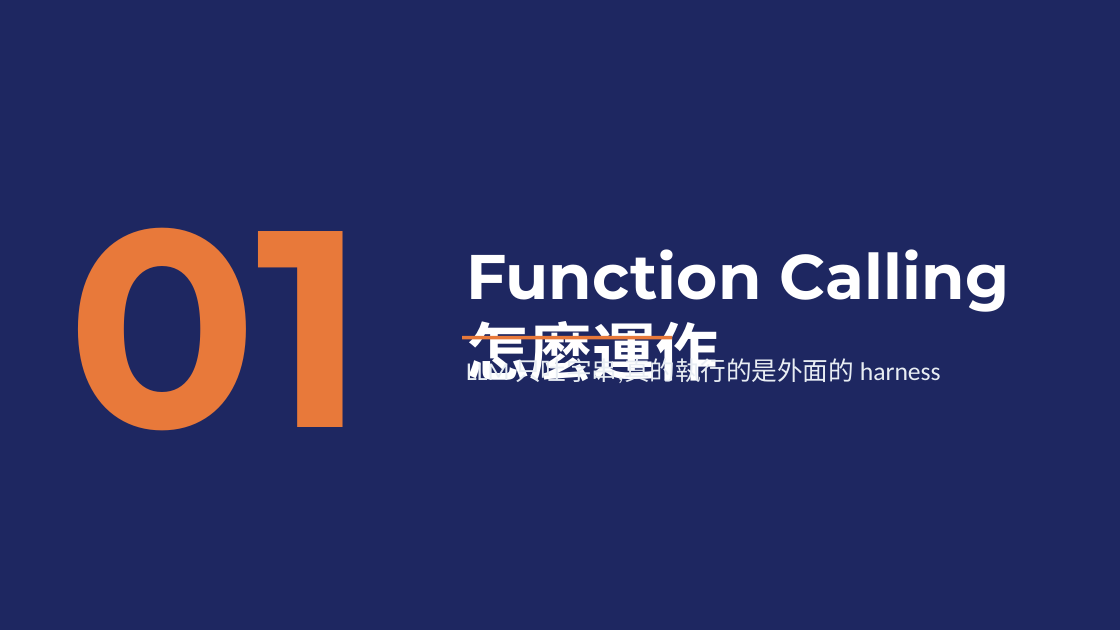
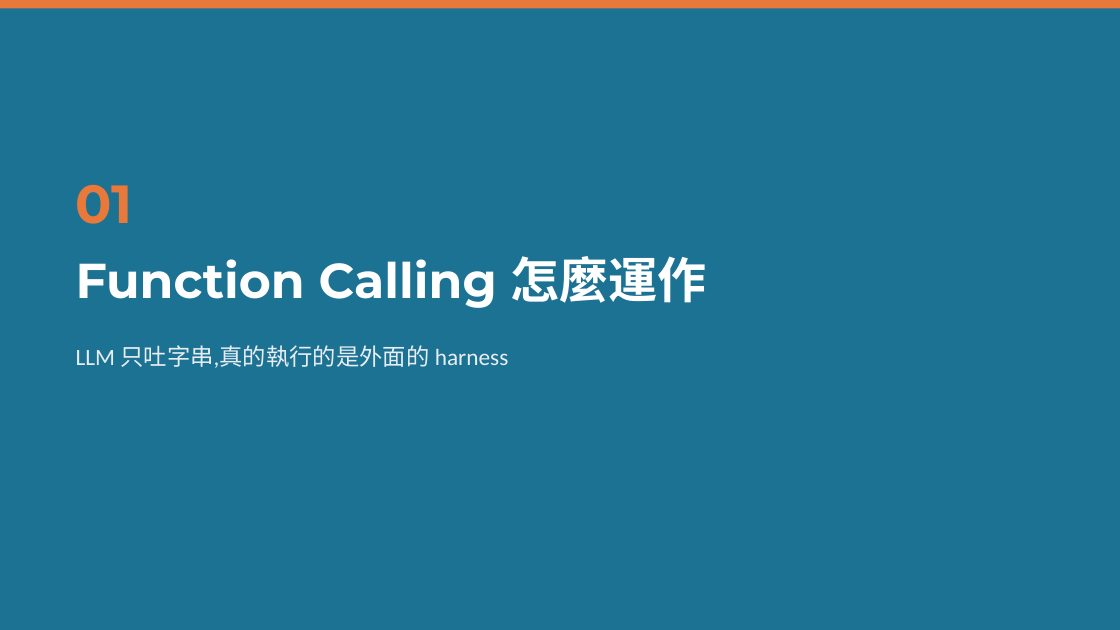
Before and after one commit to mjib007/nchu-mcp-workshop-2026, a slide deck: slide 3 of 02-how-mcp-works.pptx. Drawn at 1120x630 pixels with LibreOffice and Linux fonts; fonts in the diff are those of the drawing. Boxes give left, top, right and bottom in pixels: in the first picture for what was removed or moved away, otherwise in the second. Text is boxed around its words. In the diff, an @@ line names an element or a change of style, - is before the commit and + after.

```diff
--- a/02-how-mcp-works.pptx
+++ b/02-how-mcp-works.pptx
@@ rectangle at bbox=[0, 0, 1120, 629]: fill #1E2761 to #1C7293 @@
@@ rectangle added at bbox=[0, 0, 1120, 8], fill #E8793A @@
@@ text "01": place and size @@
-text "01" at bbox=[67, 227, 366, 431]
+text "01" at bbox=[76, 185, 133, 224]
@@ text "01" at bbox=[76, 185, 133, 224]: size 180 to 34.5 pt; vertical alignment middle to top @@
@@ text "Function Calling 怎麼運作": place and size @@
-text "Function Calling 怎麼運作" at bbox=[466, 249, 1010, 383]
+text "Function Calling 怎麼運作" at bbox=[76, 256, 707, 308]
@@ text "Function Calling 怎麼運作" at bbox=[76, 256, 707, 308]: size 40.5 to 31.5 pt @@
@@ text "LLM 只吐字串,真的執行的是外面的 harness": place and size @@
-text "LLM 只吐字串,真的執行的是外面的 harness" at bbox=[466, 353, 941, 386]
+text "LLM 只吐字串,真的執行的是外面的 harness" at bbox=[76, 345, 509, 368]
@@ text "LLM 只吐字串,真的執行的是外面的 harness" at bbox=[76, 345, 509, 368]: size 16.5 to 15 pt @@
@@ rectangle removed at bbox=[461, 336, 672, 339] @@
```
Also in this commit, not shown: 15 other slides changed, 1 other file.
